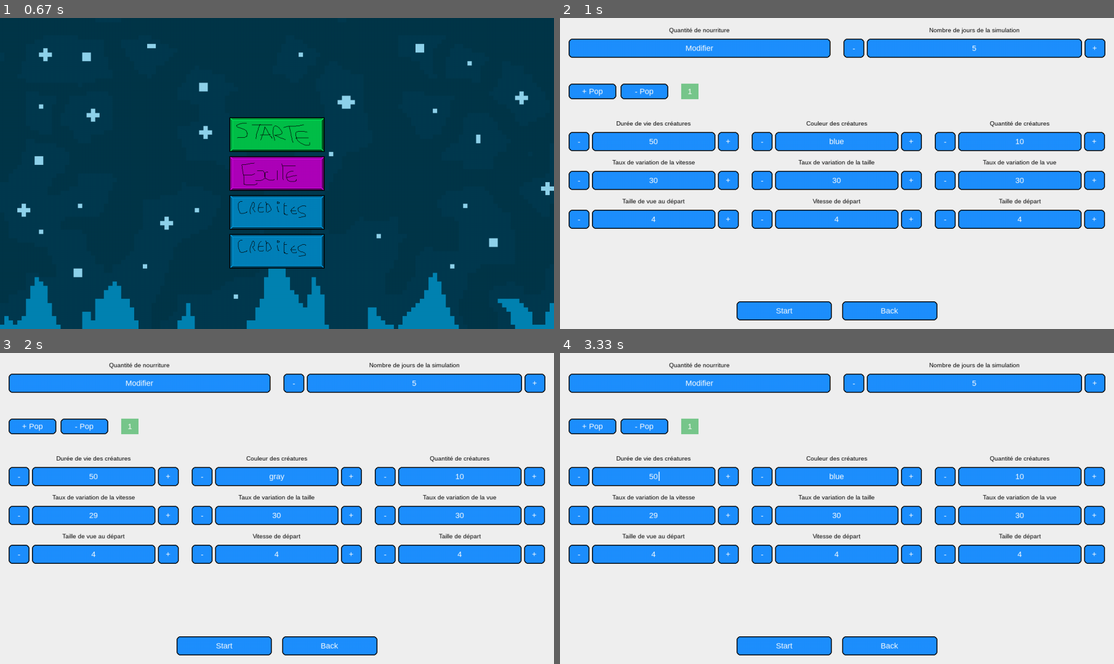
Above: before the commit, frames 1-4 (two rows, left to right).
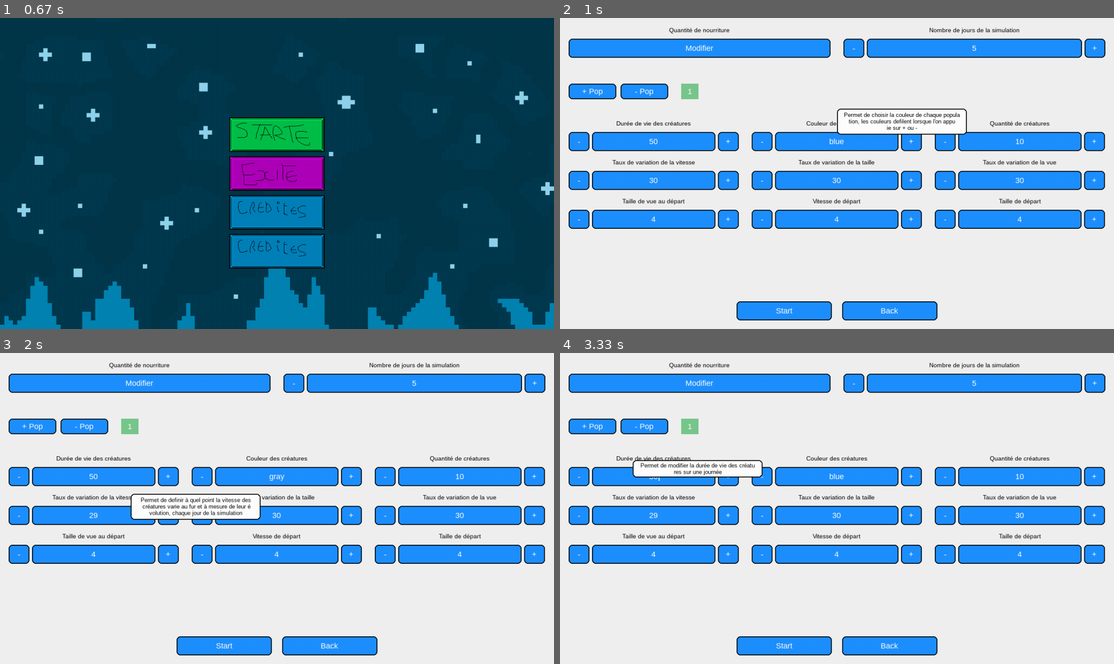
Above: after the commit, the same moments.

Repository: X47C/Trophees-NSI
Game: pygame game, started from main.py
Two runs of this game, one before a commit and one after it. Both use one fixed random seed, a clock stepped at 60 frames per second and the inputs below.
Inputs (mouse positions are in pixels of both pictures, inside the frame that each line leads up to):
- Up to frame 1 (0.67 s): no input
- Up to frame 2 (1 s): click (837, 133) at 0.93 s
- Up to frame 3 (2 s): press the mouse at (199, 477) at 1.47 s; move the mouse to (243, 436) at 1.57 s; release the mouse at (282, 396) at 1.7 s; press the mouse at (16, 514) at 1.8 s; move the mouse to (132, 520) at 1.9 s
- Up to frame 4 (3.33 s): release the mouse at (803, 524) at 2.03 s; click "Modifier" at 2.15 s; press the mouse at (837, 626) at 2.47 s; move the mouse to (942, 511) at 2.57 s; release the mouse at (1047, 393) at 2.7 s; press the mouse at (909, 477) at 2.8 s; move the mouse to (848, 440) at 2.9 s; release the mouse at (787, 408) at 3.03 s; click (632, 477) at 3.15 s

Frame 1 is identical in both runs. In frame 2, 0.7% of the frame differs, in the area x 50-74%, y 29-38%; in frame 3, 1.3%, in the area x 23-48%, y 45-54%; in frame 4, 0.9%.

Commit message:
descprition de tout les boutons

Diff:
--- a/Pygame/pygame.py
+++ b/Pygame/pygame.py
@@ -227,30 +227,28 @@
             else:
                 display = str(cur_val)
             if key == "life": #je savais pas quoi mettre, et quand j'ai mis autre chose que "key", ca marchait pas, donc j'ai supposé que ca marchait
-                la_description = "Permet de modifier la durée de vie des créatures sur une journée"
+                description = "Permet de modifier la durée de vie des créatures sur une journée"
             if key == "color":
-                la_description = "Permet de choisir la couleur de chaque population, les couleurs defilent lorsque l'on appuie sur + ou -"
+                description = "Permet de choisir la couleur de chaque population, les couleurs defilent lorsque l'on appuie sur + ou -"
             if key == "quantity":
-                la_description = "Permet de definir le nombre de créatures au début de la simulation"
+                description = "Permet de definir le nombre de créatures au début de la simulation"
             if key == "speed_variation":
-                la_description = "Permet de definir à quel point la vitesse des créatures varie au fur et à mesure de leur évolution, chaque jour de la simulation"
+                description = "Permet de definir à quel point la vitesse des créatures varie au fur et à mesure de leur évolution, chaque jour de la simulation"
             if key == "size_variation":
-                la_description = "Permet de definir à quel point la taille des créatures varie au fur et à mesure de leur évolution, chaque jour de la simulation"
+                description = "Permet de definir à quel point la taille des créatures varie au fur et à mesure de leur évolution, chaque jour de la simulation"
             if key == "view_variation":
-                la_description = "Permet de definir à quel point le champ de vision des créatures varie au fur et à mesure de leur évolution, chaque jour de la simulation"
+                description = "Permet de definir à quel point le champ de vision des créatures varie au fur et à mesure de leur évolution, chaque jour de la simulation"
             if key == "view":
-                la_description = "Permet de definir le champ de vision des créatures au début de la simulation"
+                description = "Permet de definir le champ de vision des créatures au début de la simulation"
             if key == "speed":
-                la_description = "Permet de definir la vitesse des créatures au début de la simulation"
+                description = "Permet de definir la vitesse des créatures au début de la simulation"
             if key == "size":
-                la_description = "Permet de definir la taille des créatures au début de la simulation"
+                description = "Permet de definir la taille des créatures au début de la simulation"
             minus = Button(Rect(x, y_btn, self.small_w, self.btn_h), "-", self.screen)
             if isinstance(cur_val, int):
-                value = Button(Rect(x + self.small_w + 6, y_btn, val_w, self.btn_h), display, self.screen, editable=True)
-                value.description() #je savais pas ou le mettre donc j'ai essayé ici mais ca a pas marché
+                value = Button(Rect(x + self.small_w + 6, y_btn, val_w, self.btn_h), display, self.screen, editable=True, description=description)
             else:
-                value = Button(Rect(x + self.small_w + 6, y_btn, val_w, self.btn_h), display, self.screen, description=la_description)
-                value.description()
+                value = Button(Rect(x + self.small_w + 6, y_btn, val_w, self.btn_h), display, self.screen, description=description)
             plus = Button(Rect(x + self.small_w + 6 + val_w + 6, y_btn, self.small_w, self.btn_h), "+", self.screen)
 
             center_x = x + (col_w // 2)
@@ -329,6 +327,10 @@
         settings.editable_butons['day_qtt'].description()
         self.btn_add_pop.description()
         self.btn_rem_pop.description()
+
+        for key, c in self.pop_controls.items():
+            c['value'].description()   # Description du champ de valeur
+
         self.btn_start.description()
         self.btn_back.description()
 
